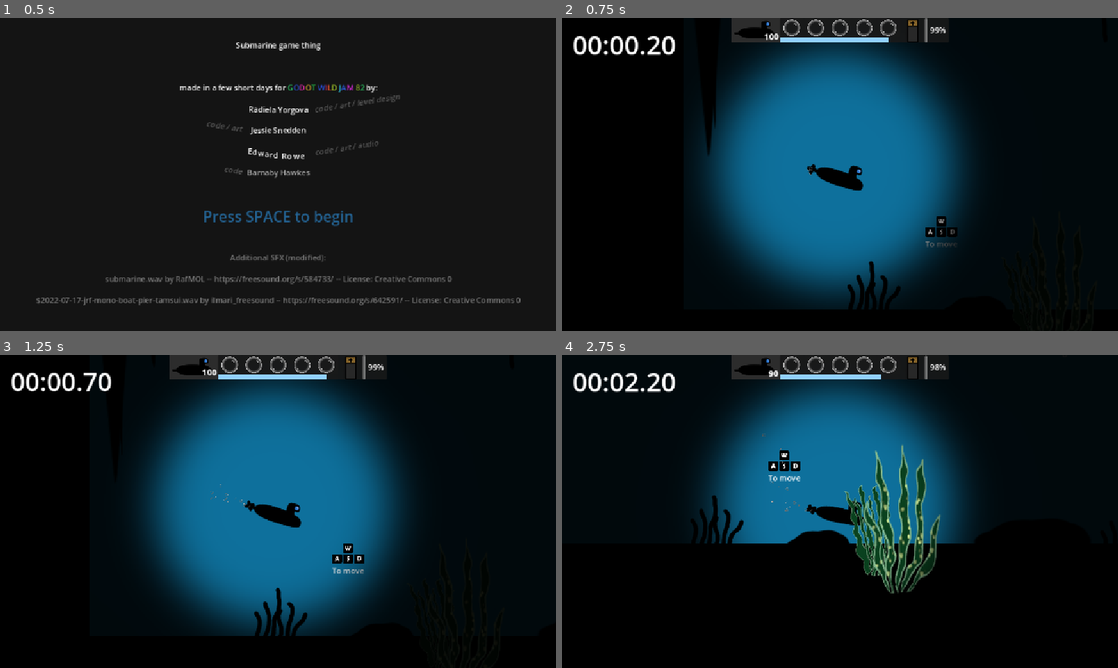
Above: before the commit, frames 1-4 (two rows, left to right).
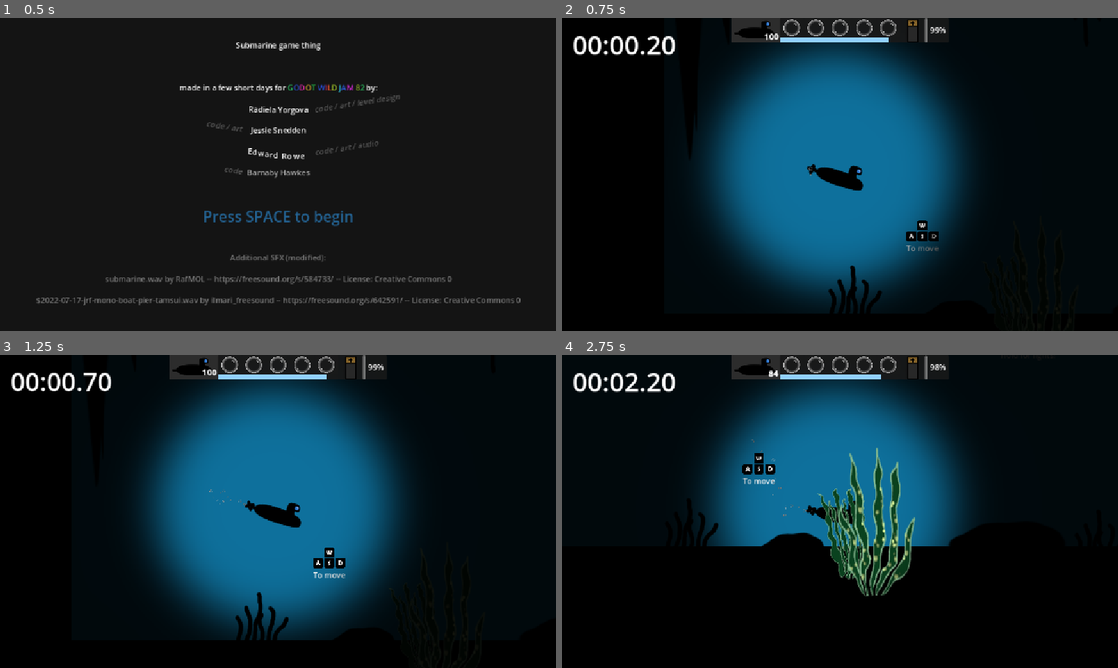
Above: after the commit, the same moments.

Repository: EddieRowe/godot-wild-jam-82
Game: Godot game, scene res://levels/splash.tscn
Same seed, same stepped clock (60 frames per second), same inputs: the game is played once before the commit and once after it.
Inputs:
- Up to frame 1 (0.5 s): no input
- Up to frame 2 (0.75 s): tap Space at 0.5 s; hold Right (ui_right) from 0.53 s (still down)
- Up to frame 3 (1.25 s): keep holding Right (ui_right); tap Enter (ui_accept) at 0.77 s
- Up to frame 4 (2.75 s): release Right (ui_right) at 1.28 s; hold Down (ui_down) 1.28-2.03 s; tap Enter (ui_accept) at 1.52 s; hold Right (ui_right) from 2.03 s (still down)

Frame 1 is identical in both runs. In frame 2, 1.5% of the frame differs, in the area x 25-72%, y 22-95%; in frame 3, 1.5%; in frame 4, 6.8%, in the area x 22-75%, y 4-78%.

Commit message:
level 3 - complete scene

Diff:
--- a/levels/level_1.tscn
+++ b/levels/level_1.tscn
@@ -77,7 +77,7 @@
 color = Color(0.00566116, 0.00566115, 0.00566115, 1)
 
 [node name="Player" parent="." instance=ExtResource("1_vn7o3")]
-position = Vector2(268, 445)
+position = Vector2(307, 436)
 
 [node name="CanvasLayer" type="CanvasLayer" parent="."]
 
--- a/levels/level_2.tscn
+++ b/levels/level_2.tscn
@@ -67,7 +67,7 @@
 color = Color(0.568627, 0, 0.266667, 0.407843)
 
 [node name="Player" parent="." instance=ExtResource("2_pqqg8")]
-position = Vector2(247, 458)
+position = Vector2(467, 456)
 
 [node name="Boundaries" type="Node2D" parent="."]
 
@@ -1110,4 +1110,4 @@
 movement_animation_name = "jellyfish_tiny2_move"
 
 [node name="FinishLine" parent="." instance=ExtResource("34_6dcgf")]
-position = Vector2(25015, -96)
+position = Vector2(24998, -83)
--- a/levels/level_3.tscn
+++ b/levels/level_3.tscn
@@ -1,9 +1,10 @@
-[gd_scene load_steps=31 format=3 uid="uid://bjtioua5gwk3t"]
+[gd_scene load_steps=34 format=3 uid="uid://bjtioua5gwk3t"]
 
 [ext_resource type="PackedScene" uid="uid://crghl5mtabw4e" path="res://prefabs/main_audio.tscn" id="2_20opy"]
 [ext_resource type="PackedScene" uid="uid://cphyt7srqwafr" path="res://prefabs/Player.tscn" id="3_8l0e1"]
 [ext_resource type="PackedScene" uid="uid://dx71cipa1pnwn" path="res://prefabs/ui/game_overlay.tscn" id="4_lfnxh"]
 [ext_resource type="Script" uid="uid://dgvltd8eyaevh" path="res://scripts/obstacle.gd" id="5_8l0e1"]
+[ext_resource type="PackedScene" uid="uid://db8eqk6rbpg2d" path="res://prefabs/jellyfish_small.tscn" id="5_mb3d3"]
 [ext_resource type="PackedScene" uid="uid://cbasaylk3eohx" path="res://prefabs/rock_1.tscn" id="6_lfnxh"]
 [ext_resource type="PackedScene" uid="uid://wyj4yseicfyb" path="res://prefabs/stalactite_large.tscn" id="7_lfnxh"]
 [ext_resource type="PackedScene" uid="uid://bwwhwabnwtcwa" path="res://prefabs/kelp_huge_multicolor.tscn" id="7_xe1ru"]
@@ -29,6 +30,8 @@
 [ext_resource type="PackedScene" uid="uid://dltgktwbvtmmv" path="res://prefabs/jellyfish_tiny2_moving.tscn" id="26_tv8m3"]
 [ext_resource type="PackedScene" uid="uid://digqha4603pow" path="res://prefabs/finish_line.tscn" id="27_8nkwk"]
 [ext_resource type="PackedScene" uid="uid://cgnhs05fry7sc" path="res://prefabs/side_wall.tscn" id="27_e28pm"]
+[ext_resource type="PackedScene" uid="uid://cq20n71woytq6" path="res://prefabs/jellyfish_tiny_moving.tscn" id="30_4gw27"]
+[ext_resource type="PackedScene" uid="uid://btoe4pxxtf8si" path="res://prefabs/jellyfish_tiny2.tscn" id="31_mb3d3"]
 
 [sub_resource type="RectangleShape2D" id="RectangleShape2D_ofchu"]
 size = Vector2(29447.9, 118.5)
@@ -831,85 +834,212 @@
 position = Vector2(23601, 783)
 freeze = true
 
-[node name="JellyfishPink" parent="ObstaclesNode2D" instance=ExtResource("25_e28pm")]
-position = Vector2(1670, 343)
-
-[node name="JellyfishTiny2Moving" parent="ObstaclesNode2D" instance=ExtResource("26_tv8m3")]
-position = Vector2(1375, 500)
-
-[node name="FinishLine" parent="ObstaclesNode2D" instance=ExtResource("27_8nkwk")]
+[node name="OxygenNode2D" type="Node2D" parent="."]
+
+[node name="OxygenBubble" parent="OxygenNode2D" instance=ExtResource("22_67vg4")]
+position = Vector2(697, 652)
+
+[node name="OxygenBubble2" parent="OxygenNode2D" instance=ExtResource("22_67vg4")]
+position = Vector2(964, 737)
+
+[node name="OxygenBubble3" parent="OxygenNode2D" instance=ExtResource("22_67vg4")]
+position = Vector2(1726, 696)
+
+[node name="OxygenBubble4" parent="OxygenNode2D" instance=ExtResource("22_67vg4")]
+position = Vector2(1886, 649)
+
+[node name="OxygenBubble5" parent="OxygenNode2D" instance=ExtResource("22_67vg4")]
+position = Vector2(1968, 709)
+
+[node name="OxygenBubble6" parent="OxygenNode2D" instance=ExtResource("22_67vg4")]
+position = Vector2(2574, 674)
+
+[node name="OxygenBubble7" parent="OxygenNode2D" instance=ExtResource("22_67vg4")]
+position = Vector2(2677, 614)
+
+[node name="OxygenBubble8" parent="OxygenNode2D" instance=ExtResource("22_67vg4")]
+position = Vector2(2947, 677)
+
+[node name="OxygenBubble9" parent="OxygenNode2D" instance=ExtResource("22_67vg4")]
+position = Vector2(4403, 658)
+
+[node name="OxygenBubble10" parent="OxygenNode2D" instance=ExtResource("22_67vg4")]
+position = Vector2(4538, 690)
+
+[node name="OxygenBubble11" parent="OxygenNode2D" instance=ExtResource("22_67vg4")]
+position = Vector2(4689, 649)
+
+[node name="OxygenBubble12" parent="OxygenNode2D" instance=ExtResource("22_67vg4")]
+position = Vector2(6002, 705)
+
+[node name="OxygenBubble13" parent="OxygenNode2D" instance=ExtResource("22_67vg4")]
+position = Vector2(6642, 655)
+
+[node name="OxygenBubble14" parent="OxygenNode2D" instance=ExtResource("22_67vg4")]
+position = Vector2(6787, 599)
+
+[node name="OxygenBubble15" parent="OxygenNode2D" instance=ExtResource("22_67vg4")]
+position = Vector2(7301, 633)
+
+[node name="OxygenBubble16" parent="OxygenNode2D" instance=ExtResource("22_67vg4")]
+position = Vector2(7477, 705)
+
+[node name="RockCeiling" parent="OxygenNode2D" instance=ExtResource("13_q42ux")]
+position = Vector2(15160, -164)
+freeze = true
+
+[node name="RockCeiling2" parent="OxygenNode2D" instance=ExtResource("13_q42ux")]
+position = Vector2(16407, -158)
+freeze = true
+
+[node name="RockCeiling3" parent="OxygenNode2D" instance=ExtResource("13_q42ux")]
+position = Vector2(17692, -158)
+freeze = true
+
+[node name="RockCeiling4" parent="OxygenNode2D" instance=ExtResource("13_q42ux")]
+position = Vector2(18933, -146)
+freeze = true
+
+[node name="RockCeiling5" parent="OxygenNode2D" instance=ExtResource("13_q42ux")]
+position = Vector2(20098, -199)
+freeze = true
+
+[node name="FinishLine" parent="." instance=ExtResource("27_8nkwk")]
 position = Vector2(25046, -1204)
 level_to_load = "res://levels/splash.tscn"
 
-[node name="OxygenNode2D" type="Node2D" parent="."]
-
-[node name="OxygenBubble" parent="OxygenNode2D" instance=ExtResource("22_67vg4")]
-position = Vector2(697, 652)
-
-[node name="OxygenBubble2" parent="OxygenNode2D" instance=ExtResource("22_67vg4")]
-position = Vector2(964, 737)
-
-[node name="OxygenBubble3" parent="OxygenNode2D" instance=ExtResource("22_67vg4")]
-position = Vector2(1726, 696)
-
-[node name="OxygenBubble4" parent="OxygenNode2D" instance=ExtResource("22_67vg4")]
-position = Vector2(1886, 649)
-
-[node name="OxygenBubble5" parent="OxygenNode2D" instance=ExtResource("22_67vg4")]
-position = Vector2(1968, 709)
-
-[node name="OxygenBubble6" parent="OxygenNode2D" instance=ExtResource("22_67vg4")]
-position = Vector2(2574, 674)
-
-[node name="OxygenBubble7" parent="OxygenNode2D" instance=ExtResource("22_67vg4")]
-position = Vector2(2677, 614)
-
-[node name="OxygenBubble8" parent="OxygenNode2D" instance=ExtResource("22_67vg4")]
-position = Vector2(2947, 677)
-
-[node name="OxygenBubble9" parent="OxygenNode2D" instance=ExtResource("22_67vg4")]
-position = Vector2(4403, 658)
-
-[node name="OxygenBubble10" parent="OxygenNode2D" instance=ExtResource("22_67vg4")]
-position = Vector2(4538, 690)
-
-[node name="OxygenBubble11" parent="OxygenNode2D" instance=ExtResource("22_67vg4")]
-position = Vector2(4689, 649)
-
-[node name="OxygenBubble12" parent="OxygenNode2D" instance=ExtResource("22_67vg4")]
-position = Vector2(6002, 705)
-
-[node name="OxygenBubble13" parent="OxygenNode2D" instance=ExtResource("22_67vg4")]
-position = Vector2(6642, 655)
-
-[node name="OxygenBubble14" parent="OxygenNode2D" instance=ExtResource("22_67vg4")]
-position = Vector2(6787, 599)
-
-[node name="OxygenBubble15" parent="OxygenNode2D" instance=ExtResource("22_67vg4")]
-position = Vector2(7301, 633)
-
-[node name="OxygenBubble16" parent="OxygenNode2D" instance=ExtResource("22_67vg4")]
-position = Vector2(7477, 705)
-
-[node name="RockCeiling" parent="OxygenNode2D" instance=ExtResource("13_q42ux")]
-position = Vector2(15160, -164)
-freeze = true
-
-[node name="RockCeiling2" parent="OxygenNode2D" instance=ExtResource("13_q42ux")]
-position = Vector2(16407, -158)
-freeze = true
-
-[node name="RockCeiling3" parent="OxygenNode2D" instance=ExtResource("13_q42ux")]
-position = Vector2(17692, -158)
-freeze = true
-
-[node name="RockCeiling4" parent="OxygenNode2D" instance=ExtResource("13_q42ux")]
-position = Vector2(18933, -146)
-freeze = true
-
-[node name="RockCeiling5" parent="OxygenNode2D" instance=ExtResource("13_q42ux")]
-position = Vector2(20098, -199)
-freeze = true
-
 [node name="SideWall2" parent="." instance=ExtResource("27_e28pm")]
 position = Vector2(27946, -759)
+
+[node name="EnemiesNode2D" type="Node2D" parent="."]
+
+[node name="JellyfishPink" parent="EnemiesNode2D" instance=ExtResource("25_e28pm")]
+position = Vector2(1670, 343)
+
+[node name="JellyfishTiny2Moving" parent="EnemiesNode2D" instance=ExtResource("26_tv8m3")]
+position = Vector2(1375, 500)
+movement_animation_name = "jellyfish_tiny2_move"
+
+[node name="JellyfishTinyMoving" parent="EnemiesNode2D" instance=ExtResource("30_4gw27")]
+position = Vector2(2918, 740)
+movement_animation_name = "jellyfish_tiny_move"
+
+[node name="JellyfishTinyMoving2" parent="EnemiesNode2D" instance=ExtResource("30_4gw27")]
+position = Vector2(1305, 72)
+movement_animation_name = "jellyfish_tiny_move"
+
+[node name="JellyfishTiny2Moving2" parent="EnemiesNode2D" instance=ExtResource("26_tv8m3")]
+position = Vector2(1922, 190)
+movement_animation_name = "jellyfish_tiny2_move"
+
+[node name="JellyfishPink2" parent="EnemiesNode2D" instance=ExtResource("25_e28pm")]
+position = Vector2(2889, 166)
+
+[node name="JellyfishPink3" parent="EnemiesNode2D" instance=ExtResource("25_e28pm")]
+position = Vector2(5791, 445)
+
+[node name="JellyfishTiny2" parent="EnemiesNode2D" instance=ExtResource("31_mb3d3")]
+position = Vector2(4569, 149)
+
+[node name="JellyfishTiny3" parent="EnemiesNode2D" instance=ExtResource("31_mb3d3")]
+position = Vector2(4500, 577)
+
+[node name="JellyfishTiny2Moving3" parent="EnemiesNode2D" instance=ExtResource("26_tv8m3")]
+position = Vector2(3862, 201)
+movement_animation_name = "jellyfish_tiny2_move"
+
+[node name="JellyfishTiny2Moving4" parent="EnemiesNode2D" instance=ExtResource("26_tv8m3")]
+position = Vector2(3245, 166)
+movement_animation_name = "jellyfish_tiny2_move"
+
+[node name="JellyfishTiny2Moving5" parent="EnemiesNode2D" instance=ExtResource("26_tv8m3")]
+position = Vector2(2460, 671)
+movement_animation_name = "jellyfish_tiny2_move"
+
+[node name="JellyfishTiny2Moving6" parent="EnemiesNode2D" instance=ExtResource("26_tv8m3")]
+position = Vector2(5609, 8)
+movement_animation_name = "jellyfish_tiny2_move"
+
+[node name="JellyfishSmall" parent="EnemiesNode2D" instance=ExtResource("5_mb3d3")]
+position = Vector2(13211, 141)
+
+[node name="JellyfishTiny2Moving7" parent="EnemiesNode2D" instance=ExtResource("26_tv8m3")]
+position = Vector2(7462, 552)
+movement_animation_name = "jellyfish_tiny2_move"
+
+[node name="JellyfishTiny2Moving8" parent="EnemiesNode2D" instance=ExtResource("26_tv8m3")]
+position = Vector2(7980, 128)
+movement_animation_name = "jellyfish_tiny2_move"
+
+[node name="JellyfishPink4" parent="EnemiesNode2D" instance=ExtResource("25_e28pm")]
+position = Vector2(8511, 710)
+
+[node name="JellyfishTinyMoving3" parent="EnemiesNode2D" instance=ExtResource("30_4gw27")]
+position = Vector2(9019, 587)
+movement_animation_name = "jellyfish_tiny_move"
+
+[node name="JellyfishTinyMoving4" parent="EnemiesNode2D" instance=ExtResource("30_4gw27")]
+position = Vector2(9340, 138)
+movement_animation_name = "jellyfish_tiny_move"
+
+[node name="JellyfishTiny2Moving9" parent="EnemiesNode2D" instance=ExtResource("26_tv8m3")]
+position = Vector2(10117, 531)
+movement_animation_name = "jellyfish_tiny2_move"
+
+[node name="JellyfishTiny2Moving10" parent="EnemiesNode2D" instance=ExtResource("26_tv8m3")]
+position = Vector2(10749, 145)
+movement_animation_name = "jellyfish_tiny2_move"
+
+[node name="JellyfishTiny4" parent="EnemiesNode2D" instance=ExtResource("31_mb3d3")]
+position = Vector2(11180, 552)
+
+[node name="JellyfishPink5" parent="EnemiesNode2D" instance=ExtResource("25_e28pm")]
+position = Vector2(11949, 151)
+
+[node name="JellyfishTiny2Moving11" parent="EnemiesNode2D" instance=ExtResource("26_tv8m3")]
+position = Vector2(12883, 430)
+movement_animation_name = "jellyfish_tiny2_move"
+
+[node name="JellyfishTinyMoving5" parent="EnemiesNode2D" instance=ExtResource("30_4gw27")]
+position = Vector2(14064, 220)
+movement_animation_name = "jellyfish_tiny_move"
+
+[node name="JellyfishTinyMoving6" parent="EnemiesNode2D" instance=ExtResource("30_4gw27")]
+position = Vector2(14913, 589)
+movement_animation_name = "jellyfish_tiny_move"
+
+[node name="JellyfishTiny2Moving12" parent="EnemiesNode2D" instance=ExtResource("26_tv8m3")]
+position = Vector2(15528, 109)
+movement_animation_name = "jellyfish_tiny2_move"
+
+[node name="JellyfishTiny2Moving13" parent="EnemiesNode2D" instance=ExtResource("26_tv8m3")]
+position = Vector2(16680, 634)
+movement_animation_name = "jellyfish_tiny2_move"
+
+[node name="JellyfishTiny2Moving14" parent="EnemiesNode2D" instance=ExtResource("26_tv8m3")]
+position = Vector2(17087, 151)
+movement_animation_name = "jellyfish_tiny2_move"
+
+[node name="JellyfishTiny5" parent="EnemiesNode2D" instance=ExtResource("31_mb3d3")]
+position = Vector2(17512, 596)
+
+[node name="JellyfishTiny6" parent="EnemiesNode2D" instance=ExtResource("31_mb3d3")]
+position = Vector2(18706, 114)
+
+[node name="JellyfishSmall2" parent="EnemiesNode2D" instance=ExtResource("5_mb3d3")]
+position = Vector2(18204, 669)
+
+[node name="JellyfishPink6" parent="EnemiesNode2D" instance=ExtResource("25_e28pm")]
+position = Vector2(19811, 315)
+
+[node name="JellyfishTiny2Moving15" parent="EnemiesNode2D" instance=ExtResource("26_tv8m3")]
+position = Vector2(21224, 562)
+movement_animation_name = "jellyfish_tiny2_move"
+
+[node name="JellyfishTinyMoving7" parent="EnemiesNode2D" instance=ExtResource("30_4gw27")]
+position = Vector2(22618, 61)
+movement_animation_name = "jellyfish_tiny_move"
+
+[node name="JellyfishTiny2Moving16" parent="EnemiesNode2D" instance=ExtResource("26_tv8m3")]
+position = Vector2(23738, 626)
+movement_animation_name = "jellyfish_tiny2_move"
--- a/prefabs/finish_line_2.tscn
+++ b/prefabs/finish_line_2.tscn
@@ -4,7 +4,7 @@
 [ext_resource type="Texture2D" uid="uid://b2r7rc1leger7" path="res://art/bubble_placeholder.png" id="1_xabnt"]
 
 [sub_resource type="RectangleShape2D" id="RectangleShape2D_lu3mb"]
-size = Vector2(1974, 2561)
+size = Vector2(2002, 2561)
 
 [sub_resource type="ParticleProcessMaterial" id="ParticleProcessMaterial_1h1cv"]
 particle_flag_disable_z = true
@@ -20,7 +20,7 @@
 level_to_load = "res://levels/level_3.tscn"
 
 [node name="CollisionShape2D" type="CollisionShape2D" parent="."]
-position = Vector2(977, 1270.5)
+position = Vector2(991, 1270.5)
 shape = SubResource("RectangleShape2D_lu3mb")
 
 [node name="Sprite2D" type="Sprite2D" parent="."]
@@ -28,7 +28,7 @@
 [node name="ColorRect" type="ColorRect" parent="Sprite2D"]
 offset_left = -5.0
 offset_top = -5.0
-offset_right = 1965.0
+offset_right = 1987.0
 offset_bottom = 2545.0
 color = Color(1, 0.745098, 1, 0.517647)
 
